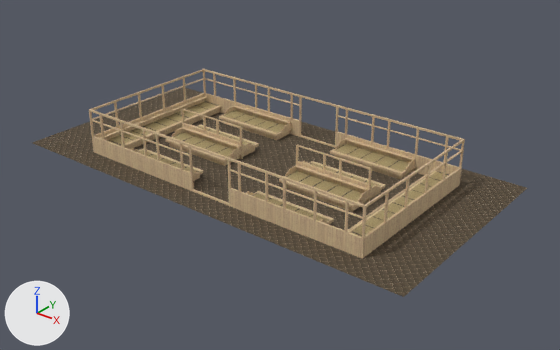
What one commit did to the OBJ model Assets/Models/ZenDo/ZenDo.obj.
Rendered twice from a 50 mm camera at (12.4, -36.0, 18.1) aimed at (-11.3, -6.3, -0.3). The axes (+X, +Y, +Z) are drawn at lower left. The lights are the same throughout. Where no turn or scale is listed for an object, it has been applied to the vertices.

The scene before the commit, as lines of its bpy script (objects in view):
```python
me_zendo = bpy.data.meshes.new('ZenDo')
me_zendo.from_pydata(...)  # 2749 vertices, 5788 faces; spans x -25.0..0.0, y -12.5..0.0, z 0.0..2.6
# faces by material slot: [2760, 202, 2746, 80]
me_zendo.materials.append(mat_woodpiller)  # picture img_wood_png
me_zendo.materials.append(mat_yuka)  # picture img_yuka_png
me_zendo.materials.append(mat_wood)  # picture img_wood_png
me_zendo.materials.append(mat_tatami)  # picture img_tatami_png
ob_zendo = bpy.data.objects.new('ZenDo', me_zendo)
ob_zendo.location = (0.0, 0.0, 0.0)
```
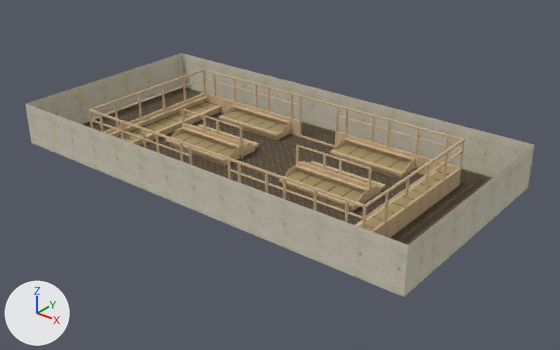
The change, as a diff of the scene's bpy script:
```diff
--- a/Assets/Models/ZenDo/ZenDo.obj.py
+++ b/Assets/Models/ZenDo/ZenDo.obj.py
@@ img_konkuri_to_jpg @@
+img_konkuri_to_jpg = load_image('konkuri-to.jpg', 'konkuri-to.jpg', 3072, 2048, 'sRGB')
@@ mat_konkuri_to @@
+mat_konkuri_to = principled_material('konkuri-to')
+mat_konkuri_to.texture = img_konkuri_to_jpg
+mat_konkuri_to.roughness = 1.0
@@ me_zendo @@
 # used by ob_zendo; location = (0.0, 0.0, 0.0)
-me_zendo.from_pydata(...)  # 2749 vertices, 5788 faces; spans x -25.0..0.0, y -12.5..0.0, z 0.0..2.6
+me_zendo.from_pydata(...)  # 2761 vertices, 5800 faces; spans x -25.0..0.0, y -12.5..0.0, z 0.0..2.6
+# me_zendo part 1
+# 12 new vertices lie (0.0, 0.0, 2.4) away from vertices in x -25.0..0.0, y -12.5..0.0, z 0.0
+# 12 new faces join them, mat_konkuri_to (picture img_konkuri_to_jpg)
+# me_zendo part 2: 202 kept faces spanning x -25.0..0.0, y -12.5..0.0, z 0.0 get new texture (UV) coordinates
 me_zendo.materials.append(mat_woodpiller)
@@ me_zendo @@
 me_zendo.materials.append(mat_tatami)
+me_zendo.materials.append(mat_konkuri_to)  # picture img_konkuri_to_jpg
```

Changed parts and their boxes [x1, y1, x2, y2] in the pictures (560 x 350 px):
'ZenDo', reshaped (7% taller)
    before: [32, 69, 527, 297]
    after: [26, 53, 534, 297]
part 1 of me_zendo, added
    after: [26, 53, 534, 297]
part 2 of me_zendo, surface changed
    before: [32, 87, 527, 297]
    after: [82, 87, 492, 245]
